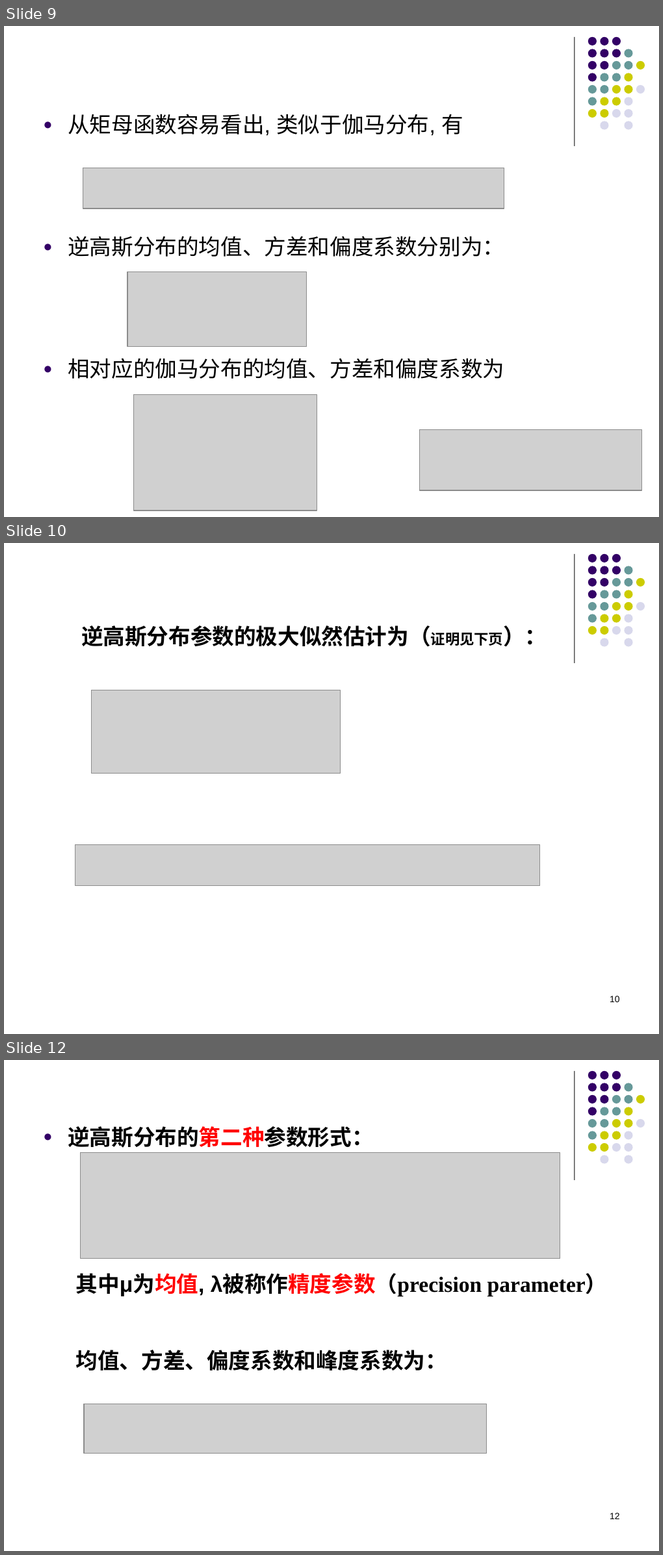
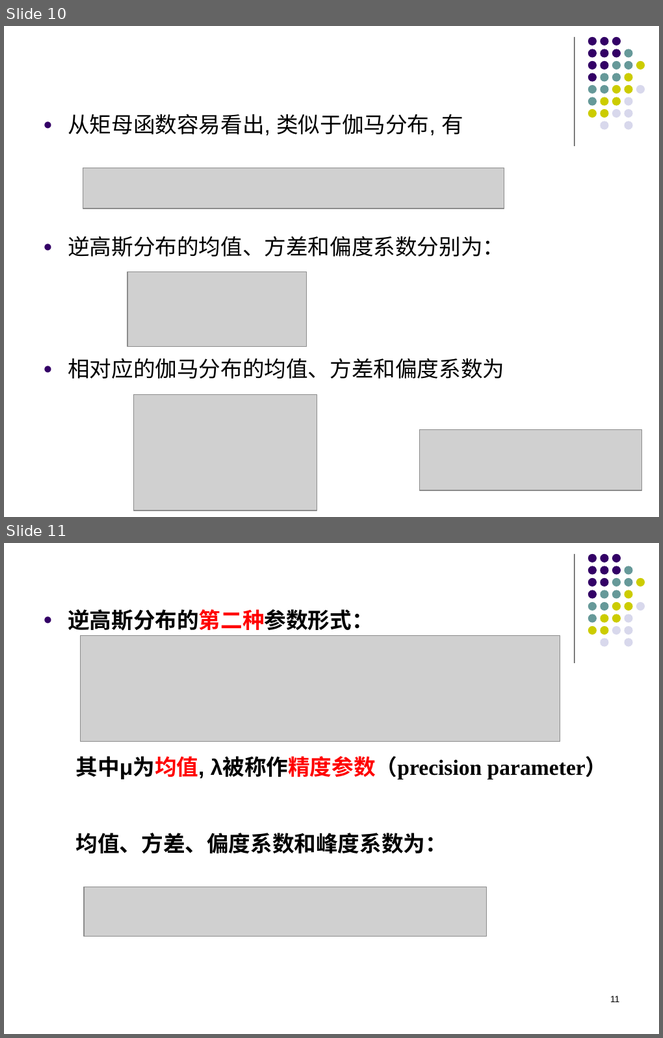
Before and after one commit to Francisor/Non-life-Insurance-Actuarial-Science, a slide deck: Lectures/Week 3 - 损失金额模型.pptx. Shown one above the other, each under a label of ours: slides 9, 10 and 12 before the commit, slides 10 and 11 after it; the slides between them are not shown. The pictures are 663x1555 and 663x1038 pixels, drawn with LibreOffice and Linux fonts; fonts in the diff are those of the drawing; grey boxes stand for pictures. Boxes give left, top, right and bottom in pixels: in the first picture for what was removed or moved away, otherwise in the second. Text is boxed around its words. In the diff, an @@ line names an element or a change of style, - is before the commit and + after.

```diff
--- a/Lectures/Week 3 - 损失金额模型.pptx
+++ b/Lectures/Week 3 - 损失金额模型.pptx
@@ slide 10 removed at [4, 543, 659, 1034], background #FFFFFF; not listed: 32 template elements that a slide beside it also shows @@
@@ text removed at [81, 626, 504, 647] @@
-逆高斯分布参数的极大似然估计为（证明见下页）：
@@ picture removed at [91, 691, 341, 774] @@
@@ picture removed at [75, 845, 540, 886] @@
@@ page number removed at [610, 996, 620, 1003] @@
-10
@@ what was slide 9 is now slide 10 @@
@@ what was slide 12 is now slide 11 @@
@@ page number at [610, 996, 620, 1003]: text changed @@
-12
+11
```
Also in this commit, not shown: 3 slides added, 4 other slides removed, 1 other file.
